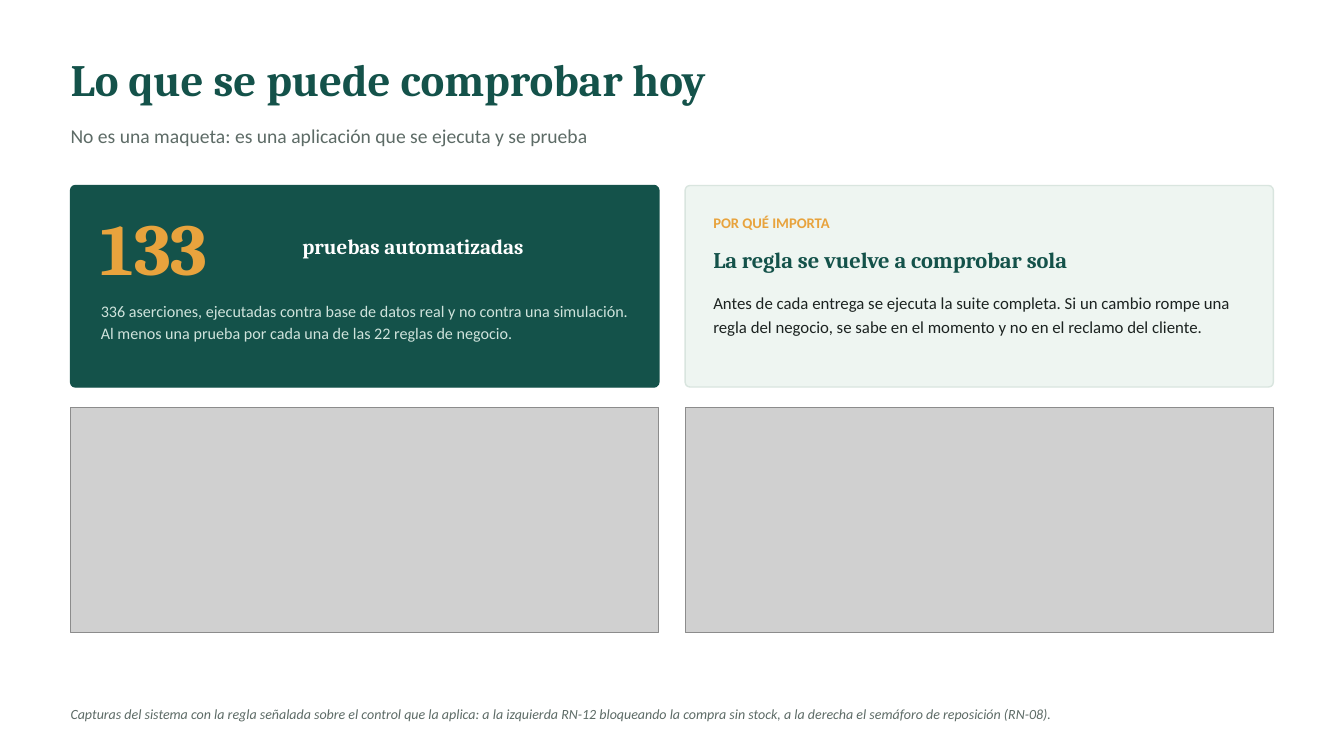
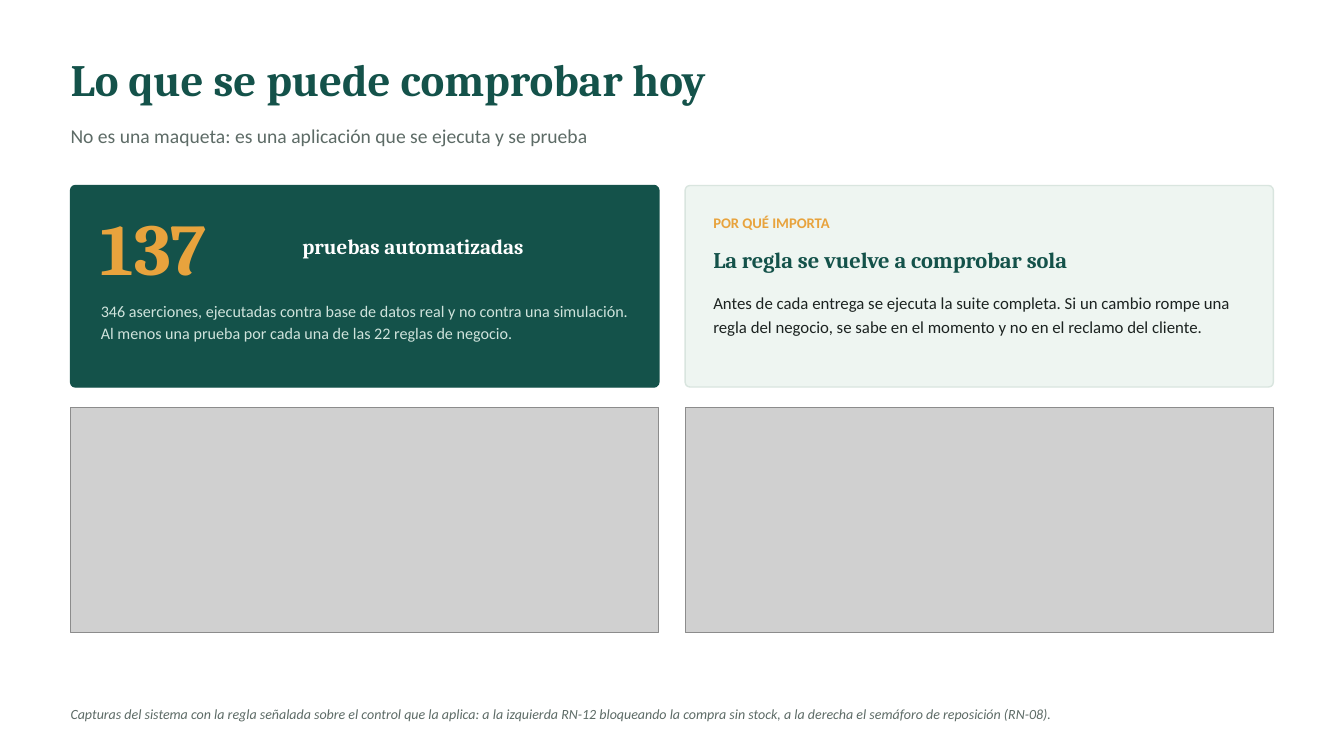
Before and after one commit to BrahamsCode/VetPetSurco, a slide deck: slide 12 of docs/presentacion/EA2_VetPetConnect.pptx (slide 11 before the commit). Drawn at 1344x756 pixels with LibreOffice and Linux fonts; fonts in the diff are those of the drawing; grey boxes stand for pictures. Boxes give left, top, right and bottom in pixels: in the first picture for what was removed or moved away, otherwise in the second. Text is boxed around its words. In the diff, an @@ line names an element or a change of style, - is before the commit and + after.

```diff
--- a/docs/presentacion/EA2_VetPetConnect.pptx
+++ b/docs/presentacion/EA2_VetPetConnect.pptx
@@ text at [101, 225, 207, 276]: text changed @@
-133
+137
@@ text at [101, 306, 628, 342]: text changed @@
-336 aserciones, ejecutadas contra base de datos real y no contra una simulación. Al menos una prueba por cada una de las 22 reglas de negocio.
+346 aserciones, ejecutadas contra base de datos real y no contra una simulación. Al menos una prueba por cada una de las 22 reglas de negocio.
```
Also in this commit, not shown: 5 other slides changed, 1 slide added, 5 other files.
